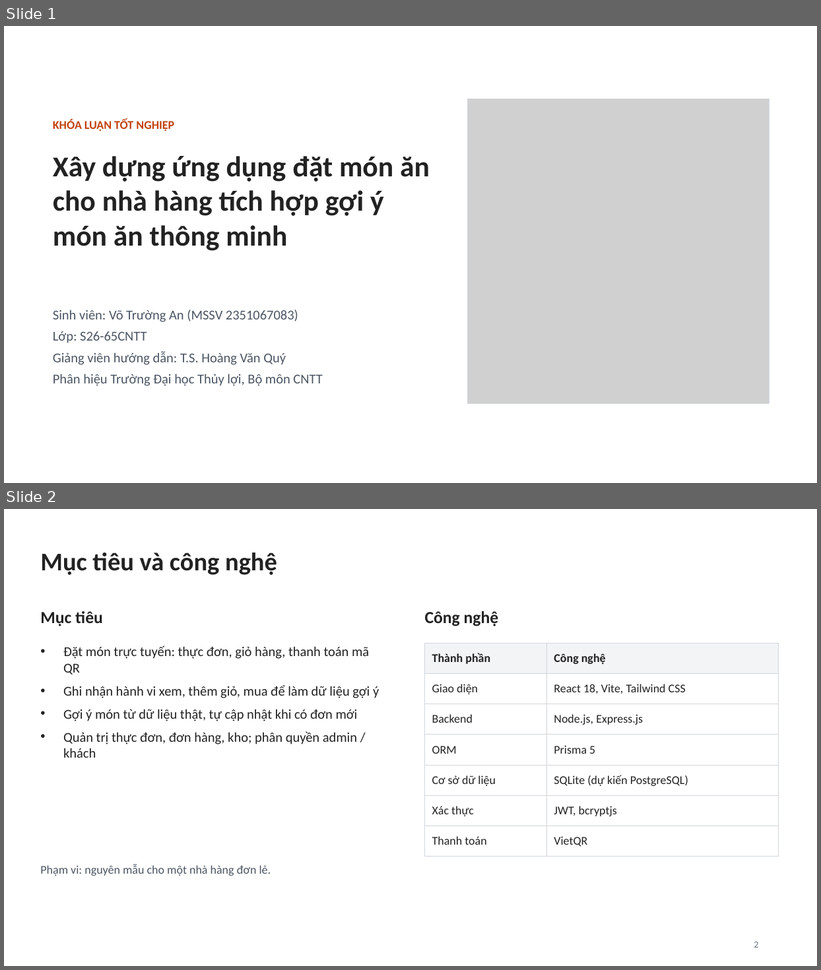
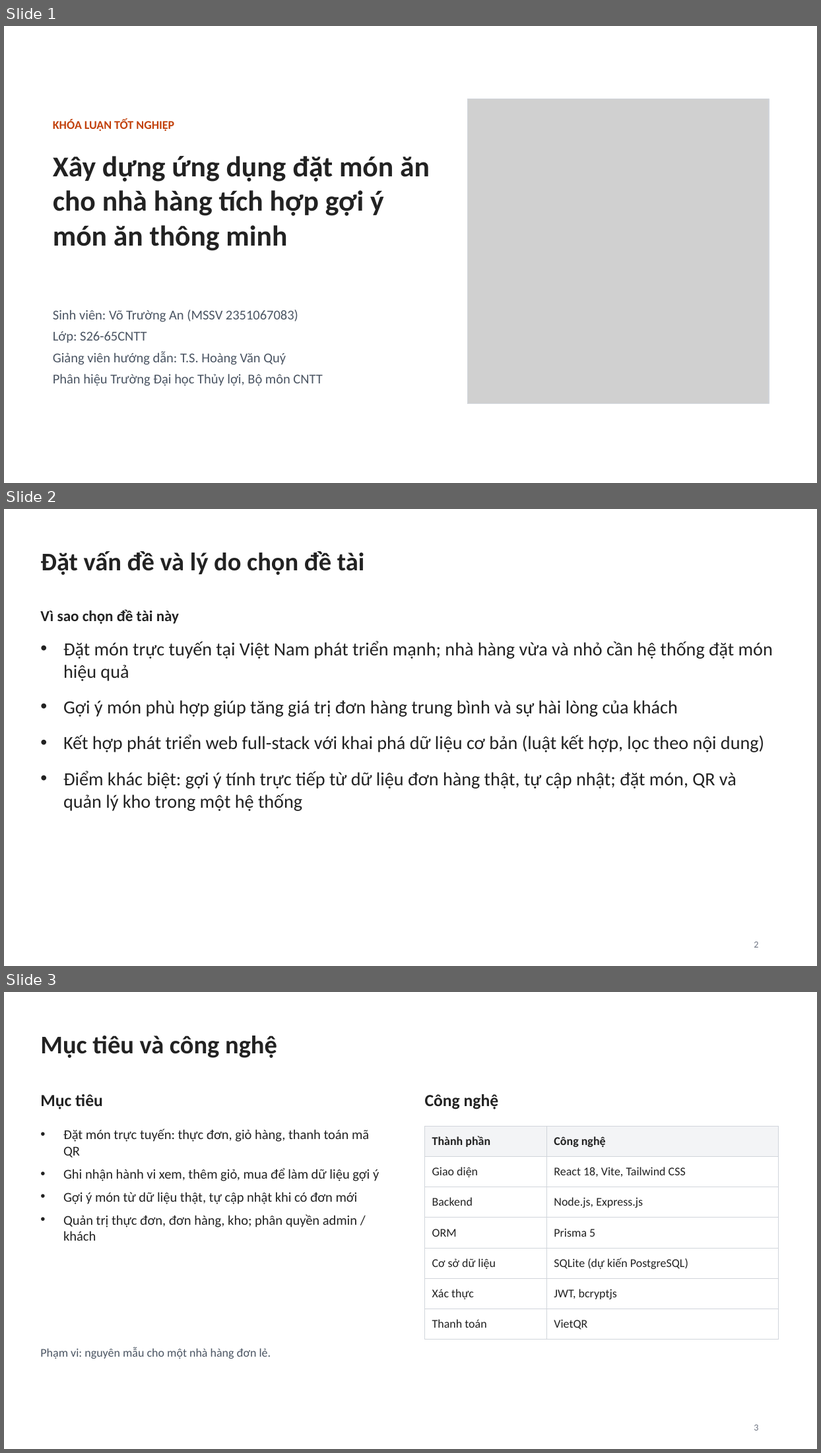
Before and after one commit to truonganvo096-eng/votruongan, a slide deck: Slide_Xây dựng ứng dụng đặt món ăn cho nhà hàng tích hợp gợi ý món ăn thông minh.pptx. Shown one above the other, each under a label of ours: slides 1 and 2 before the commit, slides 1, 2 and 3 after it. The pictures are 821x970 and 821x1453 pixels, drawn with LibreOffice and Linux fonts; fonts in the diff are those of the drawing; grey boxes stand for pictures. Boxes give left, top, right and bottom in pixels: in the first picture for what was removed or moved away, otherwise in the second. Text is boxed around its words. In the diff, an @@ line names an element or a change of style, - is before the commit and + after.

```diff
--- a/Slide_Xây dựng ứng dụng đặt món ăn cho nhà hàng tích hợp gợi ý món ăn thông minh.pptx
+++ b/Slide_Xây dựng ứng dụng đặt món ăn cho nhà hàng tích hợp gợi ý món ăn thông minh.pptx
@@ slide 2 added at (4,509,817,966), background #FFFFFF @@
@@ title added at (40,551,364,575), 30 pt, text #222222, bold @@
+Đặt vấn đề và lý do chọn đề tài
@@ text added at (40,609,179,624), 18 pt, text #222222, bold @@
+Vì sao chọn đề tài này
@@ text added at (63,641,773,811), 22 pt, text #222222 @@
+• Đặt món trực tuyến tại Việt Nam phát triển mạnh; nhà hàng vừa và nhỏ cần hệ thống đặt món hiệu quả
+• Gợi ý món phù hợp giúp tăng giá trị đơn hàng trung bình và sự hài lòng của khách
+• Kết hợp phát triển web full-stack với khai phá dữ liệu cơ bản (luật kết hợp, lọc theo nội dung)
+• Điểm khác biệt: gợi ý tính trực tiếp từ dữ liệu đơn hàng thật, tự cập nhật; đặt món, QR và quản lý kho trong một hệ thống
@@ page number added at (754,942,758,948), 11 pt, text #6B7280 @@
+2
@@ what was slide 2 is now slide 3 @@
```
Also in this commit, not shown: 7 slides changed, 2 other slides added.
